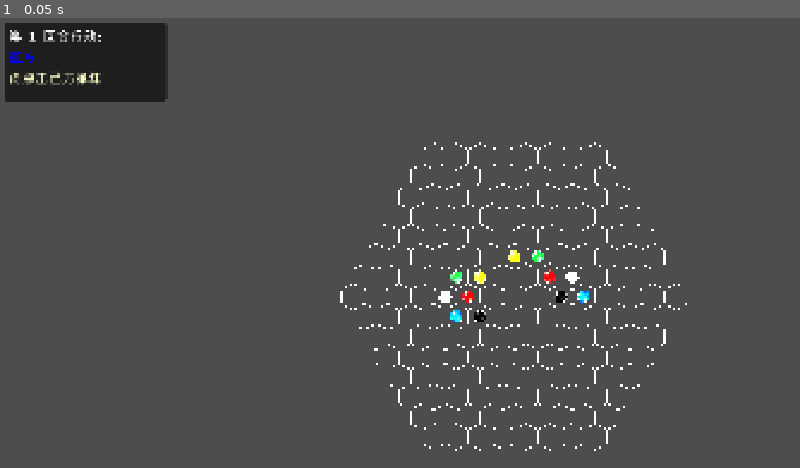
Above: before the commit, frame 1.
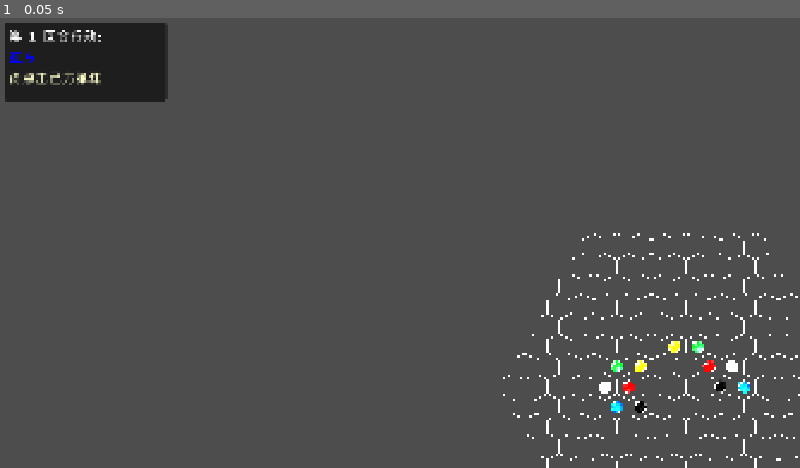
Above: after the commit, the same moment.

Repository: HoshimiyaMukuro499/AfternoonAlgebra
Game: Godot game, scene res://main.tscn
The game is run twice, just before and just after one commit, with the same random seed, the same clock (stepped at 60 frames per second) and the same inputs.
Inputs:
- Up to frame 1 (0.05 s): no input

The runs differ from the first frame. In frame 1, 2.9% of the frame differs, in the area x 42-100%, y 27-100%.

Commit message:
feat: 将棋盘位置调整至屏幕中央
Co-authored-by: aider (deepseek/deepseek-chat) <aider@aider.chat>

Diff:
--- a/Afternoon_algebra/coding/GameManager.gd
+++ b/Afternoon_algebra/coding/GameManager.gd
@@ -28,6 +28,10 @@
 
 func _ready():
 	hex_grid = $HexGrid2D
+
+	# 将棋盘居中
+	var screen_size = get_viewport().get_visible_rect().size
+	hex_grid.position = Vector2(screen_size.x / 2, screen_size.y / 2)
 
 	# 清理场景中的旧测试弹珠
 	if has_node("Marble_Rigid"):
